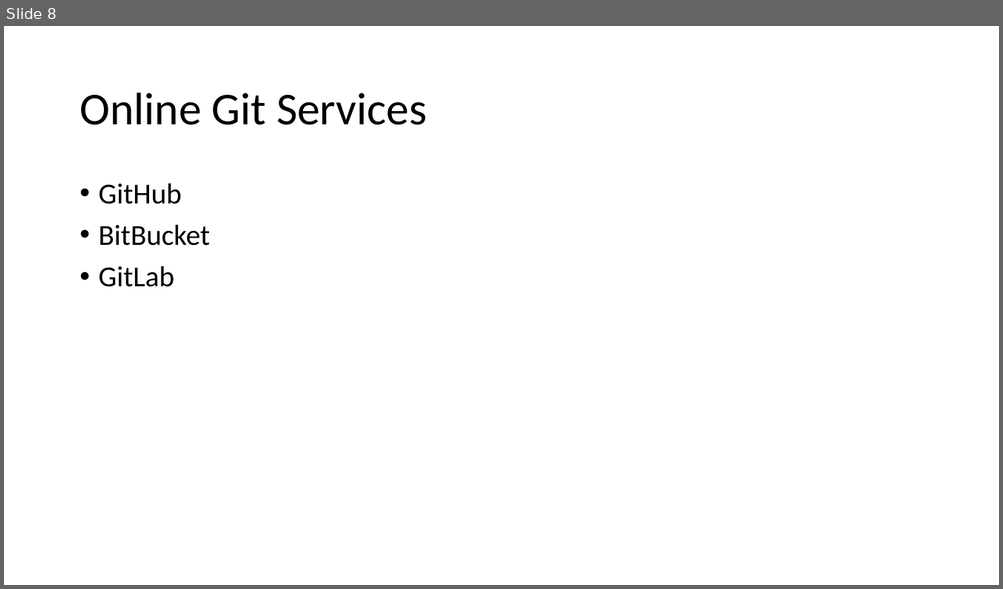
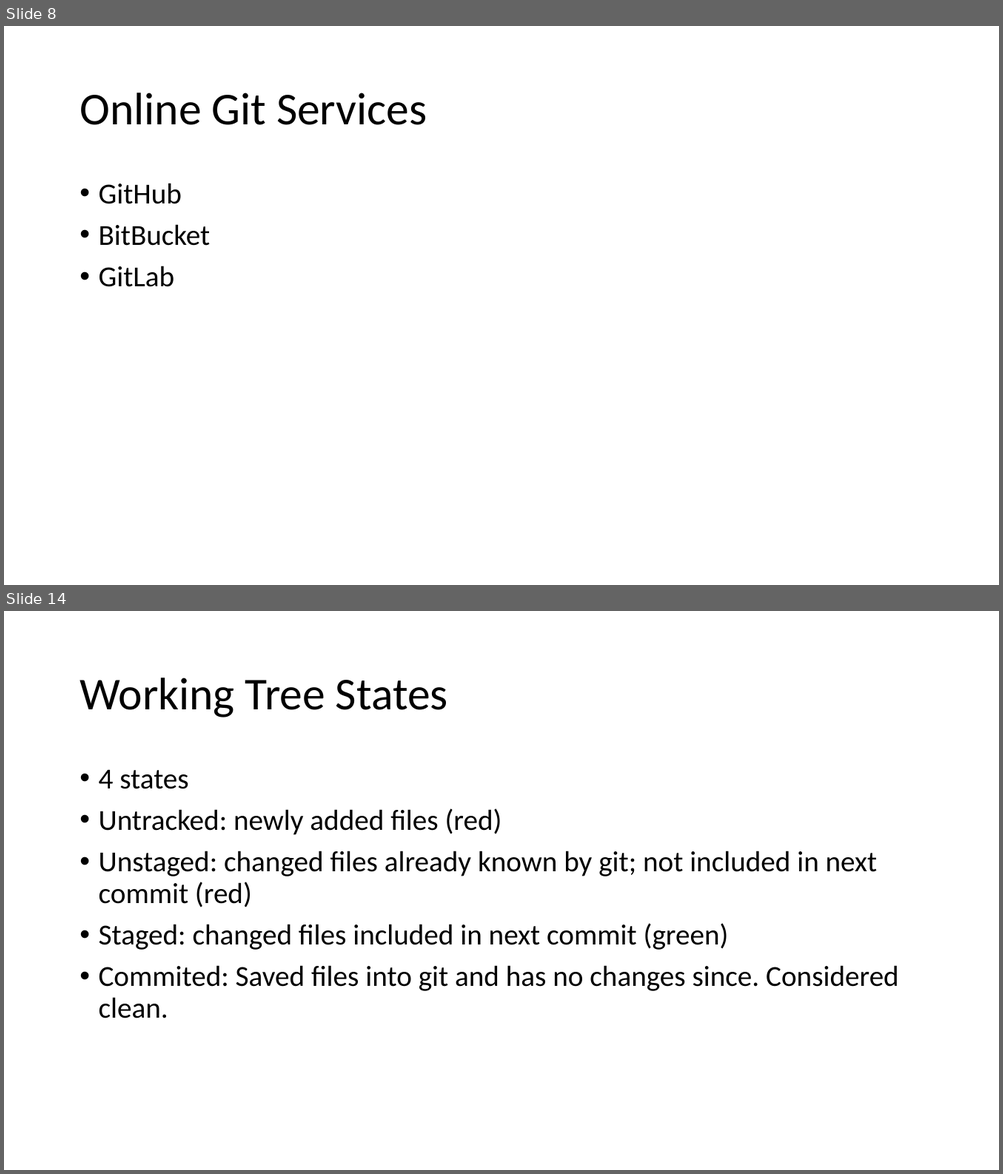
Before and after one commit to tomovermeers/MyFirstGitProject, a slide deck: GIT.pptx. Shown one above the other, each under a label of ours: slide 8 before the commit, slides 8 and 14 after it; the slides between them are not shown. The pictures are 1003x589 and 1003x1174 pixels, drawn with LibreOffice and Linux fonts; fonts in the diff are those of the drawing. Boxes give left, top, right and bottom in pixels: in the first picture for what was removed or moved away, otherwise in the second. Text is boxed around its words. In the diff, an @@ line names an element or a change of style, - is before the commit and + after.

Commit message:
added some slides to show example of Working Three States; added READ_ME.txt

```diff
--- a/GIT.pptx
+++ b/GIT.pptx
@@ slide 14 added at <box>4,611,999,1170</box>, background #FFFFFF @@
@@ title added at <box>79,678,448,718</box>, 44 pt, text #000000 @@
+Working Tree States
@@ text added at <box>99,769,899,1019</box>, 28 pt, text #000000 @@
+• 4 states
+• Untracked: newly added files (red)
+• Unstaged: changed files already known by git; not included in next commit (red)
+• Staged: changed files included in next commit (green)
+• Commited: Saved files into git and has no changes since. Considered clean.
```
Also in this commit, not shown: 11 slides changed, 2 other slides added, 1 other file.
